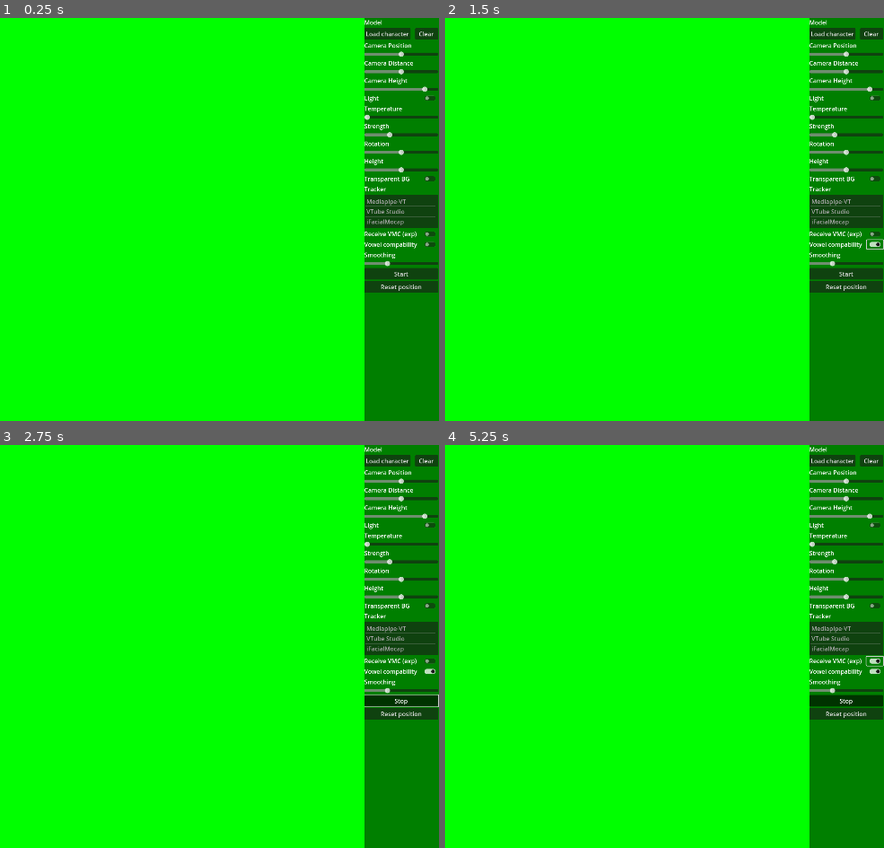
Above: before the commit, frames 1-4 (two rows, left to right).
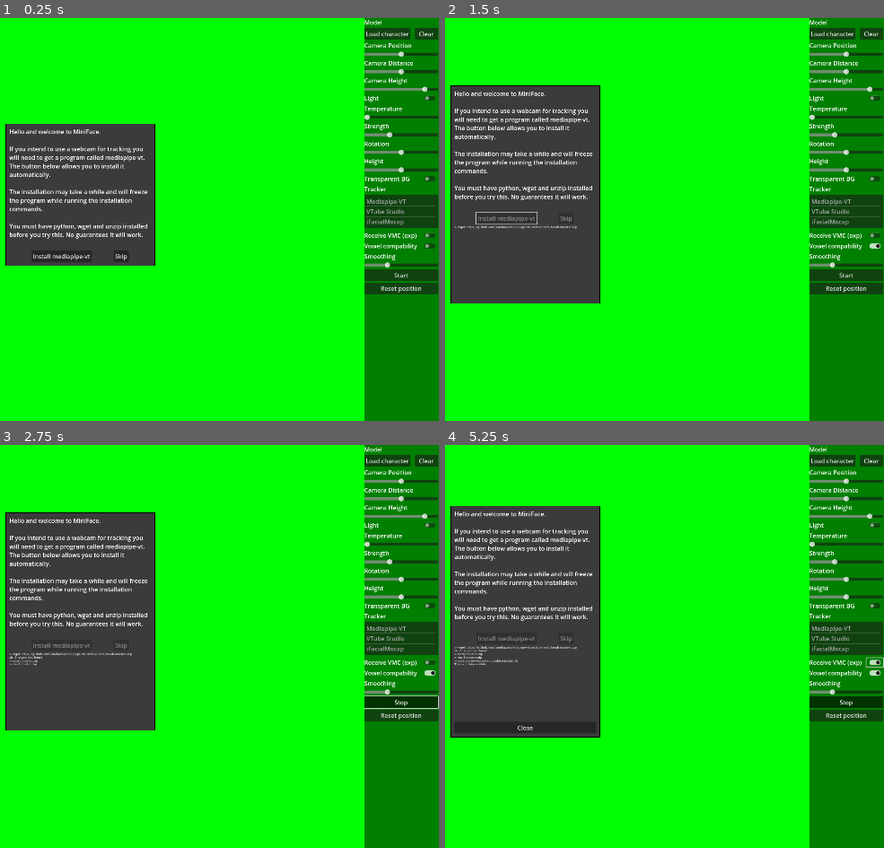
Above: after the commit, the same moments.

Repository: nuekaze/MiniFace
Game: Godot game, scene res://space.tscn
Same seed, same stepped clock (60 frames per second), same inputs: the game is played once before the commit and once after it.
Inputs (mouse positions are in pixels of both pictures, inside the frame that each line leads up to):
- Up to frame 1 (0.25 s): no input
- Up to frame 2 (1.5 s): click (875, 247) at 0.52 s; click (506, 255) at 1.25 s, where only the run after the commit has a clickable "Install mediapipe-vt"
- Up to frame 3 (2.75 s): click "Start" at 2 s
- Up to frame 4 (5.25 s): click "Stop" at 2.75 s; click "Start" at 3.5 s; click "Clear" at 4.25 s; click (875, 662) at 5 s

The runs differ from the first frame. In frame 1, 13% of the frame differs, in the area x 1-100%, y 26-69%; in frame 2, 19%; in frame 3, 19%; in frame 4, 21%, in the area x 1-100%, y 15-73%.

Commit message:
Added mediapipe-vt integrated runner. Mostly working autoinstaller on first launch.

Diff:
--- /dev/null
+++ b/first_launch.gd
@@ -0,0 +1,64 @@
+extends Control
+
+var output = []
+@onready var console = $VBoxContainer/Console
+
+func _install_mediapipe():
+	console.visible = true
+	$VBoxContainer/HBoxContainer/Install.disabled = true
+	$VBoxContainer/HBoxContainer/Skip.disabled = true
+	if OS.get_name() == "Windows":
+		console.add_text("> wget https://github.com/nuekaze/mediapipe-vt/archive/refs/heads/master.zip\n")
+		await get_tree().create_timer(0.5).timeout
+		OS.execute("wget", ["https://github.com/nuekaze/mediapipe-vt/archive/refs/heads/master.zip"], output, true)
+		console.add_text(output[0])
+		output = []
+
+		console.add_text("> tar -xf master.zip\n")
+		await get_tree().create_timer(0.5).timeout
+		OS.execute("tar", ["-xf", "master.zip"], output)
+		console.add_text(output[0])
+		output = []
+
+		console.add_text("> rm -f master.zip\n")
+		await get_tree().create_timer(0.5).timeout
+		OS.execute("rm", ["-f", "master.zip"], output)
+		console.add_text(output[0])
+		output = []
+
+		console.add_text("> mediapipe-vt-master/miniface-install.bat\n")
+		await get_tree().create_timer(0.5).timeout
+		OS.execute("mediapipe-vt-master/miniface-install.bat", [], output)
+		console.add_text(output[0])
+		output = []
+
+	else:
+		console.add_text("> wget https://github.com/nuekaze/mediapipe-vt/archive/refs/heads/master.zip\n")
+		await get_tree().create_timer(0.5).timeout
+		OS.execute("wget", ["https://github.com/nuekaze/mediapipe-vt/archive/refs/heads/master.zip"], output, true)
+		console.add_text(output[0])
+		output = []
+
+		console.add_text("> unzip master.zip\n")
+		await get_tree().create_timer(0.5).timeout
+		OS.execute("unzip", ["master.zip"], output)
+		console.add_text(output[0])
+		output = []
+
+		console.add_text("> rm -f master.zip\n")
+		await get_tree().create_timer(0.5).timeout
+		OS.execute("rm", ["-f", "master.zip"], output)
+		console.add_text(output[0])
+		output = []
+
+		console.add_text("> mediapipe-vt-master/miniface-install.sh\nThis will take a while...\n")
+		await get_tree().create_timer(0.5).timeout
+		OS.execute("mediapipe-vt-master/miniface-install.sh", [], output)
+		console.add_text(output[0])
+		output = []
+
+	$VBoxContainer/Close.visible = true
+
+
+func _close():
+	self.queue_free()
--- /dev/null
+++ b/first_launch.tscn
@@ -0,0 +1,81 @@
+[gd_scene load_steps=4 format=3 uid="uid://canfnlbk8kar5"]
+
+[ext_resource type="Script" path="res://first_launch.gd" id="1_53mu3"]
+
+[sub_resource type="StyleBoxFlat" id="StyleBoxFlat_nkakq"]
+content_margin_left = 10.0
+content_margin_top = 10.0
+content_margin_right = 10.0
+content_margin_bottom = 10.0
+bg_color = Color(0.230315, 0.230315, 0.230315, 1)
+border_width_left = 1
+border_width_top = 1
+border_width_right = 1
+border_width_bottom = 1
+border_color = Color(0, 0, 0, 1)
+
+[sub_resource type="SystemFont" id="SystemFont_14da3"]
+font_names = PackedStringArray("Monospace")
+
+[node name="FirstLaunch" type="PanelContainer"]
+anchors_preset = 15
+anchor_right = 1.0
+anchor_bottom = 1.0
+offset_right = -1520.0
+offset_bottom = -830.0
+grow_horizontal = 2
+grow_vertical = 2
+theme_override_styles/panel = SubResource("StyleBoxFlat_nkakq")
+script = ExtResource("1_53mu3")
+
+[node name="VBoxContainer" type="VBoxContainer" parent="."]
+layout_mode = 2
+
+[node name="Text" type="RichTextLabel" parent="VBoxContainer"]
+layout_mode = 2
+text = "Hello and welcome to MiniFace.
+
+If you intend to use a webcam for tracking you will need to get a program called mediapipe-vt.
+The button below allows you to install it automatically.
+
+The installation may take a while and will freeze the program while running the installation commands.
+
+You must have python, wget and unzip installed before you try this. No guarantees it will work."
+fit_content = true
+
+[node name="Spacer" type="Label" parent="VBoxContainer"]
+layout_mode = 2
+
+[node name="HBoxContainer" type="HBoxContainer" parent="VBoxContainer"]
+layout_mode = 2
+size_flags_horizontal = 4
+
+[node name="Install" type="Button" parent="VBoxContainer/HBoxContainer"]
+layout_mode = 2
+text = "Install mediapipe-vt"
+
+[node name="Spacer" type="Label" parent="VBoxContainer/HBoxContainer"]
+custom_minimum_size = Vector2(50, 0)
+layout_mode = 2
+
+[node name="Skip" type="Button" parent="VBoxContainer/HBoxContainer"]
+layout_mode = 2
+text = "Skip
+"
+
+[node name="Console" type="RichTextLabel" parent="VBoxContainer"]
+visible = false
+custom_minimum_size = Vector2(0, 200)
+layout_mode = 2
+theme_override_fonts/normal_font = SubResource("SystemFont_14da3")
+theme_override_font_sizes/normal_font_size = 8
+scroll_following = true
+
+[node name="Close" type="Button" parent="VBoxContainer"]
+visible = false
+layout_mode = 2
+text = "Close"
+
+[connection signal="pressed" from="VBoxContainer/HBoxContainer/Install" to="." method="_install_mediapipe"]
+[connection signal="pressed" from="VBoxContainer/HBoxContainer/Skip" to="." method="_close"]
+[connection signal="pressed" from="VBoxContainer/Close" to="." method="_close"]
--- a/space.gd
+++ b/space.gd
@@ -48,8 +48,10 @@
 		},
 		"tracker": {
 			"method": -1,
+			"camera_id": 0,
 			"iphone_ip": "",
-			"smoothing": 0.3
+			"smoothing": 0.3,
+			"use_vowels": 0
 		}
 	}
 
@@ -365,12 +367,30 @@
 
 		# Load tracker
 		if config["tracker"]["method"] >= 0:
-			$UI/Top/Tracker/TrackersAvailable.select(config["tracker"]["method"])
+			if DirAccess.open("mediapipe-vt-master"):
+				$UI/Top/Tracker/MediapipeSettings/Camera.visible = true
+				$UI/Top/Tracker/MediapipeSettings/Label.visible = false
+			else:
+				$UI/Top/Tracker/MediapipeSettings/Camera.visible = false
+				$UI/Top/Tracker/MediapipeSettings/Label.visible = true
+
+		$UI/Top/Tracker/MediapipeSettings/Camera/id.set_value_no_signal(config["tracker"]["camera_id"])
 		$UI/Top/Tracker/PhoneSettings/IP.text = config["tracker"]["iphone_ip"]
 		$UI/Top/Tracker/Smoothing.set_value_no_signal(config["tracker"]["smoothing"])
 
 		if config["tracker"]["method"] == 1 or config["tracker"]["method"] == 2:
 			$UI/Top/Tracker/PhoneSettings.visible = true
+
+		if config["tracker"]["use_vowels"]:
+			$UI/Top/Tracker/VowelsCompability/Toggle.button_pressed = true
+
+	# This is the first time we launch
+	else:
+		var setup = load("res://first_launch.tscn").instantiate()
+		self.add_child(setup)
+		setup.position = get_viewport().size / 2
+		setup.position.x -= 200
+		setup.position.y -= 200
 
 func _exit_tree():
 	var f = FileAccess.open("user://config.json", FileAccess.WRITE)
@@ -627,6 +647,9 @@
 
 		if t == 0:
 			tracker = load("res://trackers/mediapipe-vt.tscn").instantiate()
+			if $UI/Top/Tracker/MediapipeSettings/Camera.visible:
+				tracker.mediapipe_camera = $UI/Top/Tracker/MediapipeSettings/Camera/id.value
+				tracker.start_mediapipe()
 			add_child(tracker)
 			tracker.connect("publish_new_data", _on_tracking_data_recived)
 
@@ -668,9 +691,17 @@
 		t = $UI/Top/Tracker/TrackersAvailable.get_selected_items()[0]
 
 	if t == 1 or t == 2:
+		$UI/Top/Tracker/MediapipeSettings.visible = false
 		$UI/Top/Tracker/PhoneSettings.visible = true
 
 	else:
+		if DirAccess.open("mediapipe-vt-master"):
+			$UI/Top/Tracker/MediapipeSettings/Camera.visible = true
+			$UI/Top/Tracker/MediapipeSettings/Label.visible = false
+		else:
+			$UI/Top/Tracker/MediapipeSettings/Camera.visible = false
+			$UI/Top/Tracker/MediapipeSettings/Label.visible = true
+		$UI/Top/Tracker/MediapipeSettings.visible = true
 		$UI/Top/Tracker/PhoneSettings.visible = false
 
 func _on_position_reset():
@@ -753,3 +784,12 @@
 		config["model"]["live2d_movement"] = 1
 	else:
 		config["model"]["live2d_movement"] = 0
+
+func _on_use_vowels_changed(toggled_on):
+	if toggled_on:
+		config["tracker"]["use_vowels"] = 1
+	else:
+		config["tracker"]["use_vowels"] = 0
+
+func _on_camera_id_changed(value):
+	config["tracker"]["camera_id"] = value
--- a/space.tscn
+++ b/space.tscn
@@ -98,7 +98,6 @@
 layout_mode = 2
 min_value = -90.0
 max_value = 90.0
-value = 90.0
 
 [node name="HTBRLabel" type="Label" parent="UI/Top/Model/Settings"]
 layout_mode = 2
@@ -231,6 +230,28 @@
 item_0/text = "Mediapipe-VT"
 item_1/text = "VTube Studio"
 item_2/text = "iFacialMocap"
+
+[node name="MediapipeSettings" type="VBoxContainer" parent="UI/Top/Tracker"]
+layout_mode = 2
+
+[node name="Label" type="Label" parent="UI/Top/Tracker/MediapipeSettings"]
+visible = false
+layout_mode = 2
+text = "Mediapipe-vt is not
+found. Will only listen
+for tracking data."
+
+[node name="Camera" type="HBoxContainer" parent="UI/Top/Tracker/MediapipeSettings"]
+visible = false
+layout_mode = 2
+
+[node name="Label" type="Label" parent="UI/Top/Tracker/MediapipeSettings/Camera"]
+layout_mode = 2
+text = "Camera ID:"
+
+[node name="id" type="SpinBox" parent="UI/Top/Tracker/MediapipeSettings/Camera"]
+layout_mode = 2
+max_value = 10.0
 
 [node name="PhoneSettings" type="VBoxContainer" parent="UI/Top/Tracker"]
 visible = false
@@ -312,8 +333,10 @@
 [connection signal="value_changed" from="UI/Top/Camera/LightSettings/Height" to="." method="_on_light_up_down_changed"]
 [connection signal="toggled" from="UI/Top/Camera/TransparentBG/Toggle" to="." method="_on_toggle_transparency"]
 [connection signal="item_selected" from="UI/Top/Tracker/TrackersAvailable" to="." method="_on_tracker_selected"]
+[connection signal="value_changed" from="UI/Top/Tracker/MediapipeSettings/Camera/id" to="." method="_on_camera_id_changed"]
 [connection signal="text_changed" from="UI/Top/Tracker/PhoneSettings/IP" to="." method="_on_iphone_ip_changed"]
 [connection signal="toggled" from="UI/Top/Tracker/VMC/Activated" to="." method="_on_vmc_toggled"]
+[connection signal="toggled" from="UI/Top/Tracker/VowelsCompability/Toggle" to="." method="_on_use_vowels_changed"]
 [connection signal="value_changed" from="UI/Top/Tracker/Smoothing" to="." method="_on_smoothing_changed"]
 [connection signal="toggled" from="UI/Top/Tracker/StartStop" to="." method="_on_tracking_toggle"]
 [connection signal="pressed" from="UI/Top/Tracker/ResetRest" to="." method="_on_position_reset"]
--- a/trackers/mediapipe-vt.gd
+++ b/trackers/mediapipe-vt.gd
@@ -1,6 +1,8 @@
 extends Node
 
 var listening_thread: Thread
+@export var mediapipe_camera = 0
+var mediapipe_thread: Thread
 var running = false
 
 signal publish_new_data
@@ -207,6 +209,21 @@
 	listening_thread = Thread.new()
 	listening_thread.start(_listening_thread.bind())
 
+func _mediapipe_thread():
+	if OS.get_name() == "Windows":
+		OS.execute("mediapipe-vt-master/miniface-run.bat", [str(mediapipe_camera)])
+	else:
+		OS.execute("./mediapipe-vt-master/miniface-run.sh", [str(mediapipe_camera)])
+
+func start_mediapipe():
+	mediapipe_thread = Thread.new()
+	mediapipe_thread.start(_mediapipe_thread.bind())
+
 func _exit_tree():
 	running = false
 	listening_thread.wait_to_finish()
+	if mediapipe_thread:
+		var udp = PacketPeerUDP.new()
+		udp.connect_to_host("127.0.0.1", 50523)
+		udp.put_packet("aa".to_utf8_buffer())
+		mediapipe_thread.wait_to_finish()
